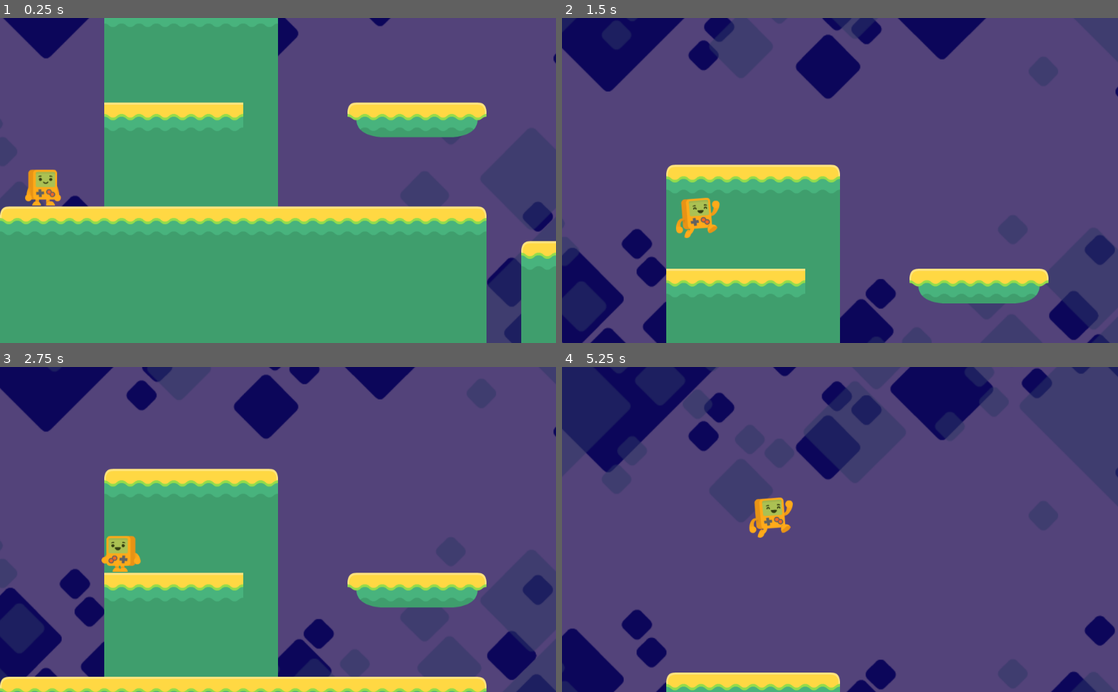
Above: before the commit, frames 1-4 (two rows, left to right).
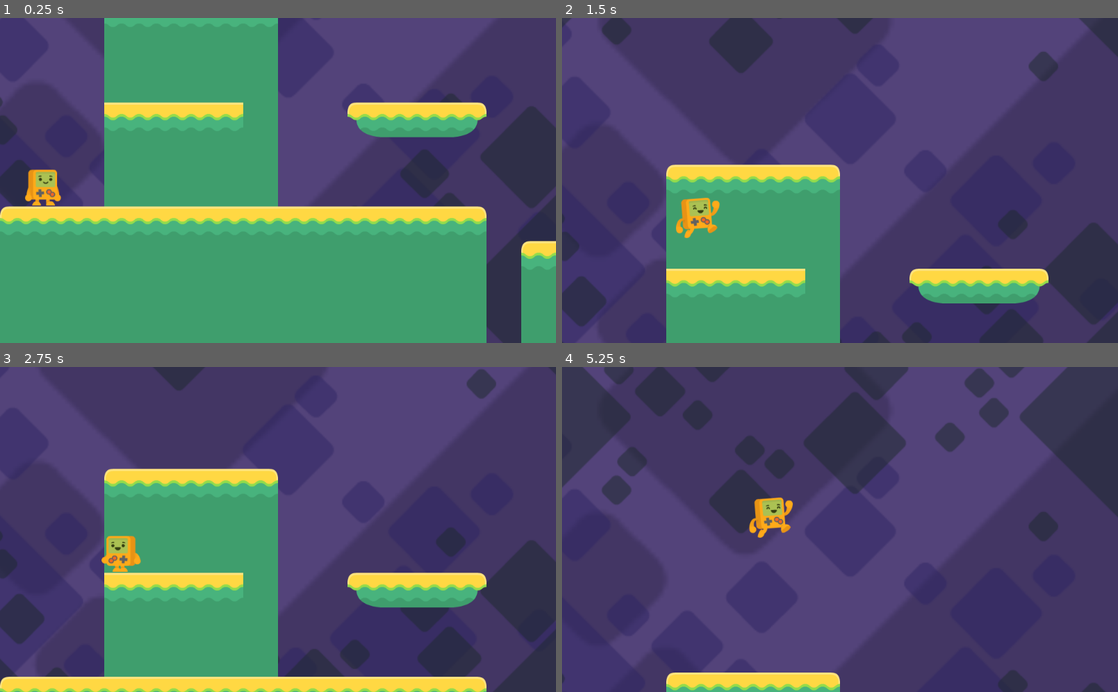
Above: after the commit, the same moments.

Repository: mdjones/borncg-2d-tut
Game: Godot game, scene res://Level1.tscn
Two runs of this game, one before a commit and one after it. Both use one fixed random seed, a clock stepped at 60 frames per second and the inputs below. The project has no main scene, so this scene is started directly.
Inputs:
- Up to frame 1 (0.25 s): no input
- Up to frame 2 (1.5 s): tap Enter at 0.5 s; hold Right (right) from 0.53 s (still down); tap Space (jump) at 0.77 s
- Up to frame 3 (2.75 s): tap Space (jump) at 1.52 s; release Right (right) at 2.03 s; hold A (left) from 2.03 s (still down)
- Up to frame 4 (5.25 s): release A (left) at 2.78 s; hold Right (right) 2.78-4.28 s; tap Space (jump) at 3.02, 3.77, 4.52 s; hold A (left) 4.28-5.03 s; hold Right (right) from 5.03 s (still down)

The runs differ from the first frame. In frame 1, 11% of the frame differs, in the area x 0-100%, y 0-100%; in frame 2, 24%; in frame 3, 23%; in frame 4, 30%.

Commit message:
Adjust paralax

Diff:
--- a/Level1.tscn
+++ b/Level1.tscn
@@ -66,36 +66,39 @@
 centered = false
 
 [node name="farblocks" type="ParallaxLayer" parent="ParallaxBackground"]
+modulate = Color( 0.290196, 0.290196, 0.356863, 0.290196 )
 position = Vector2( 0.3, 0.3 )
-motion_scale = Vector2( 0.2, 0.2 )
+scale = Vector2( 2, 2 )
+motion_scale = Vector2( 0.25, 0.25 )
+motion_mirroring = Vector2( 2560, 1920 )
+
+[node name="Sprite" type="Sprite" parent="ParallaxBackground/farblocks"]
+position = Vector2( 1, 1 )
+scale = Vector2( 4, 4 )
+texture = ExtResource( 5 )
+centered = false
+
+[node name="middle blocks" type="ParallaxLayer" parent="ParallaxBackground"]
+modulate = Color( 0.517647, 0.521569, 0.760784, 0.490196 )
+position = Vector2( 0.3, 0.3 )
+motion_scale = Vector2( 0.4, 0.4 )
+motion_offset = Vector2( 0, -500 )
+motion_mirroring = Vector2( 1600, 1200 )
+
+[node name="Sprite" type="Sprite" parent="ParallaxBackground/middle blocks"]
+position = Vector2( 1, 1 )
+scale = Vector2( 2.5, 2.5 )
+texture = ExtResource( 5 )
+centered = false
+
+[node name="nearbye blocks" type="ParallaxLayer" parent="ParallaxBackground"]
+modulate = Color( 0.341176, 0.584314, 0.352941, 1 )
+motion_scale = Vector2( 0.7, 0.7 )
 motion_mirroring = Vector2( 1120, 840 )
 
-[node name="Sprite" type="Sprite" parent="ParallaxBackground/farblocks"]
-modulate = Color( 0.141176, 0.0941176, 0.694118, 1 )
+[node name="Sprite" type="Sprite" parent="ParallaxBackground/nearbye blocks"]
+modulate = Color( 1, 1, 1, 0.521569 )
 position = Vector2( 1, 1 )
 scale = Vector2( 1.75, 1.75 )
 texture = ExtResource( 5 )
 centered = false
-
-[node name="middle blocks" type="ParallaxLayer" parent="ParallaxBackground"]
-position = Vector2( 0.3, 0.3 )
-motion_scale = Vector2( 0.2, 0.2 )
-motion_mirroring = Vector2( 1120, 840 )
-
-[node name="Sprite" type="Sprite" parent="ParallaxBackground/middle blocks"]
-modulate = Color( 0.141176, 0.0941176, 0.694118, 1 )
-position = Vector2( 1, 1 )
-scale = Vector2( 1.75, 1.75 )
-texture = ExtResource( 5 )
-centered = false
-
-[node name="nearbye blocks" type="ParallaxLayer" parent="ParallaxBackground"]
-motion_scale = Vector2( 0.7, 0.6 )
-motion_mirroring = Vector2( 1120, 840 )
-
-[node name="Sprite" type="Sprite" parent="ParallaxBackground/nearbye blocks"]
-modulate = Color( 0.501961, 0.772549, 0.772549, 0.521569 )
-position = Vector2( 1, 1 )
-scale = Vector2( 1.75, 1.75 )
-texture = ExtResource( 5 )
-centered = false
